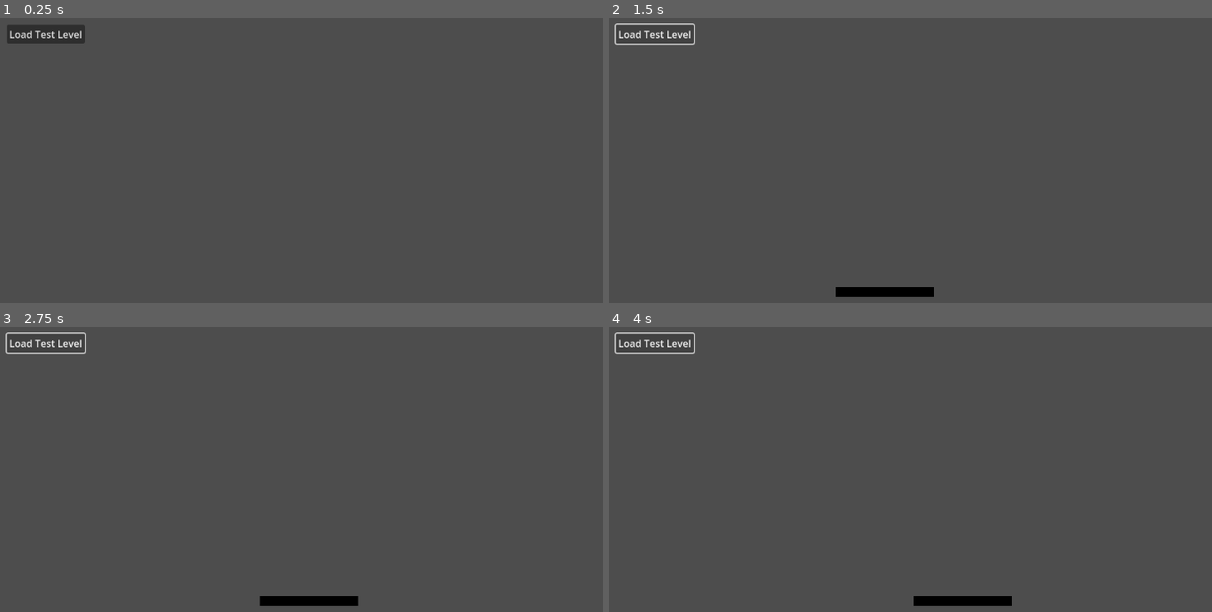
Above: before the commit, frames 1-4 (two rows, left to right).
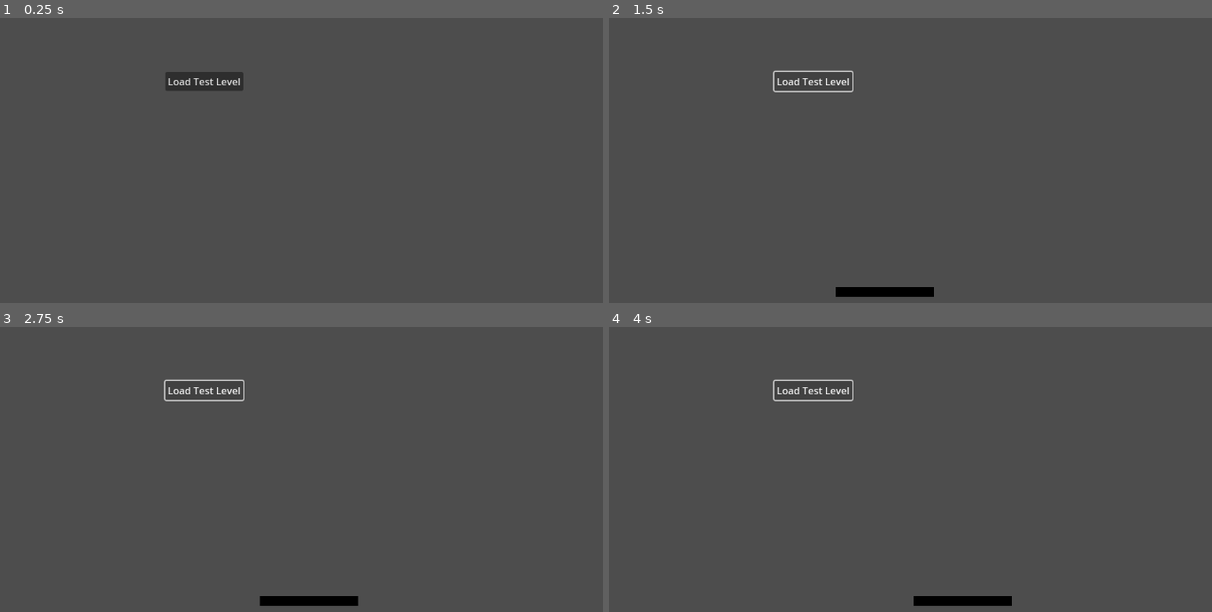
Above: after the commit, the same moments.

Repository: ricekab/godot-bricksclone
Game: Godot game, scene res://common/root.tscn
The game is run twice, just before and just after one commit, with the same random seed, the same clock (stepped at 60 frames per second) and the same inputs.
Inputs:
- Up to frame 1 (0.25 s): no input
- Up to frame 2 (1.5 s): click "Load Test Level" at 0.5 s; hold Right (ui_right) from 1.28 s (still down)
- Up to frame 3 (2.75 s): release Right (ui_right) at 2.03 s; hold Left (ui_left) from 2.03 s (still down)
- Up to frame 4 (4 s): release Left (ui_left) at 2.78 s; hold Right (ui_right) from 2.78 s (still down)

The runs differ from the first frame. In frame 1, 1.6% of the frame differs, in the area x 1-41%, y 2-26%; in frame 2, 0.7%; in frame 3, 0.7%; in frame 4, 0.7%.

Commit message:
Basic main menu to load. Level loading does unload previous scene yet.

Diff:
--- a/bricksclone/common/root.gd
+++ b/bricksclone/common/root.gd
@@ -12,15 +12,10 @@
 
 # Called when the node enters the scene tree for the first time.
 func _ready():
-	test_ui.load_test_level_btn.pressed.connect(self._load_test_level_pressed)
-	pass  # Replace with function body.
+	var mainmenu_level = preload("res://levels/mainmenu_level.tscn")
+	level_container.add_child(mainmenu_level.instantiate())
 
 
 # Called every frame. 'delta' is the elapsed time since the previous frame.
 func _process(delta):
 	pass
-
-
-func _load_test_level_pressed():
-	var test_level = preload("res://levels/test_level.tscn")
-	$level_container.add_child(test_level.instantiate())
--- a/bricksclone/common/root.tscn
+++ b/bricksclone/common/root.tscn
@@ -1,9 +1,8 @@
-[gd_scene load_steps=5 format=3 uid="uid://dasfxb6g8cot2"]
+[gd_scene load_steps=4 format=3 uid="uid://dasfxb6g8cot2"]
 
 [ext_resource type="Script" path="res://common/root.gd" id="1_w1v4y"]
 [ext_resource type="Script" path="res://common/audio_music.gd" id="2_mbnnv"]
 [ext_resource type="Script" path="res://common/audio_sound_pool.gd" id="3_kolwh"]
-[ext_resource type="PackedScene" uid="uid://vpkxh3wujd5f" path="res://common/test_ui.tscn" id="4_aufyr"]
 
 [node name="root" type="Node2D"]
 script = ExtResource("1_w1v4y")
@@ -15,5 +14,3 @@
 script = ExtResource("3_kolwh")
 
 [node name="level_container" type="Node" parent="."]
-
-[node name="test_ui" parent="." instance=ExtResource("4_aufyr")]
--- a/bricksclone/common/test_ui.gd
+++ /dev/null
@@ -1,3 +0,0 @@
-extends Control
-
-@onready var load_test_level_btn = $load_test_level_btn
--- a/bricksclone/common/test_ui.tscn
+++ /dev/null
@@ -1,20 +0,0 @@
-[gd_scene load_steps=2 format=3 uid="uid://vpkxh3wujd5f"]
-
-[ext_resource type="Script" path="res://common/test_ui.gd" id="1_c84ve"]
-
-[node name="test_ui" type="Control"]
-layout_mode = 3
-anchors_preset = 15
-anchor_right = 1.0
-anchor_bottom = 1.0
-grow_horizontal = 2
-grow_vertical = 2
-script = ExtResource("1_c84ve")
-
-[node name="load_test_level_btn" type="Button" parent="."]
-layout_mode = 0
-offset_left = 40.0
-offset_top = 34.0
-offset_right = 146.0
-offset_bottom = 64.0
-text = "Load Test Level"
--- /dev/null
+++ b/bricksclone/levels/mainmenu_level.gd
@@ -0,0 +1,19 @@
+extends Node2D
+
+@onready var load_test_level_btn = $mainmenu_root_ui/load_test_level_btn
+
+
+# Called when the node enters the scene tree for the first time.
+func _ready():
+	load_test_level_btn.pressed.connect(self._load_test_level_pressed)
+
+
+# Called every frame. 'delta' is the elapsed time since the previous frame.
+func _process(delta):
+	pass
+
+
+func _load_test_level_pressed():
+	var test_level = preload("res://levels/test_level.tscn")
+	var level_container = get_node("/root/root/level_container")
+	level_container.add_child(test_level.instantiate())
--- /dev/null
+++ b/bricksclone/levels/mainmenu_level.tscn
@@ -0,0 +1,20 @@
+[gd_scene load_steps=2 format=3 uid="uid://gfgxmupxvvbd"]
+
+[ext_resource type="Script" path="res://levels/mainmenu_level.gd" id="1_hwjhd"]
+
+[node name="mainmenu_level" type="Node2D"]
+script = ExtResource("1_hwjhd")
+
+[node name="mainmenu_root_ui" type="Control" parent="."]
+layout_mode = 3
+anchors_preset = 0
+offset_right = 47.0
+offset_bottom = 50.0
+
+[node name="load_test_level_btn" type="Button" parent="mainmenu_root_ui"]
+layout_mode = 0
+offset_left = 298.0
+offset_top = 111.0
+offset_right = 425.0
+offset_bottom = 142.0
+text = "Load Test Level"
